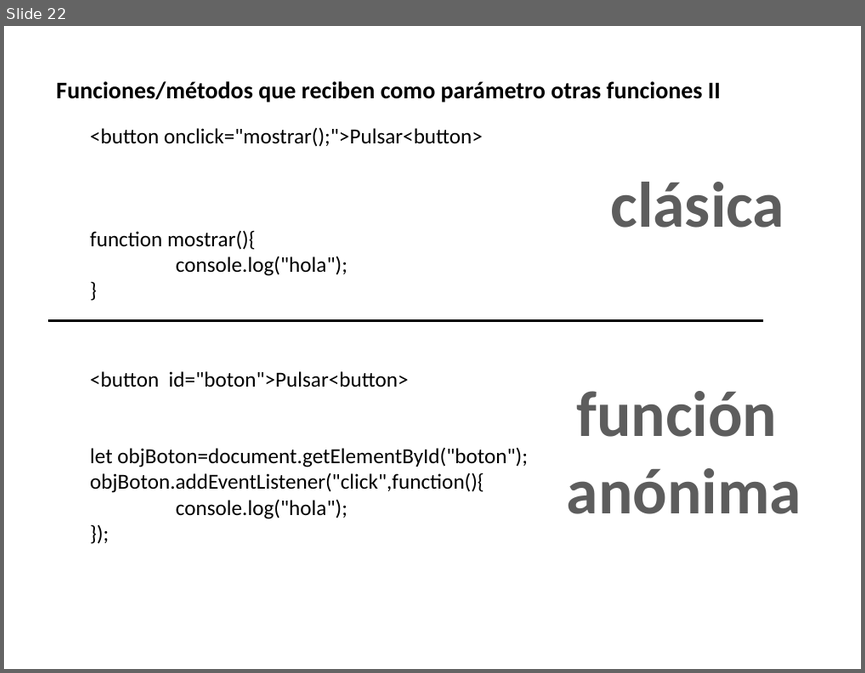
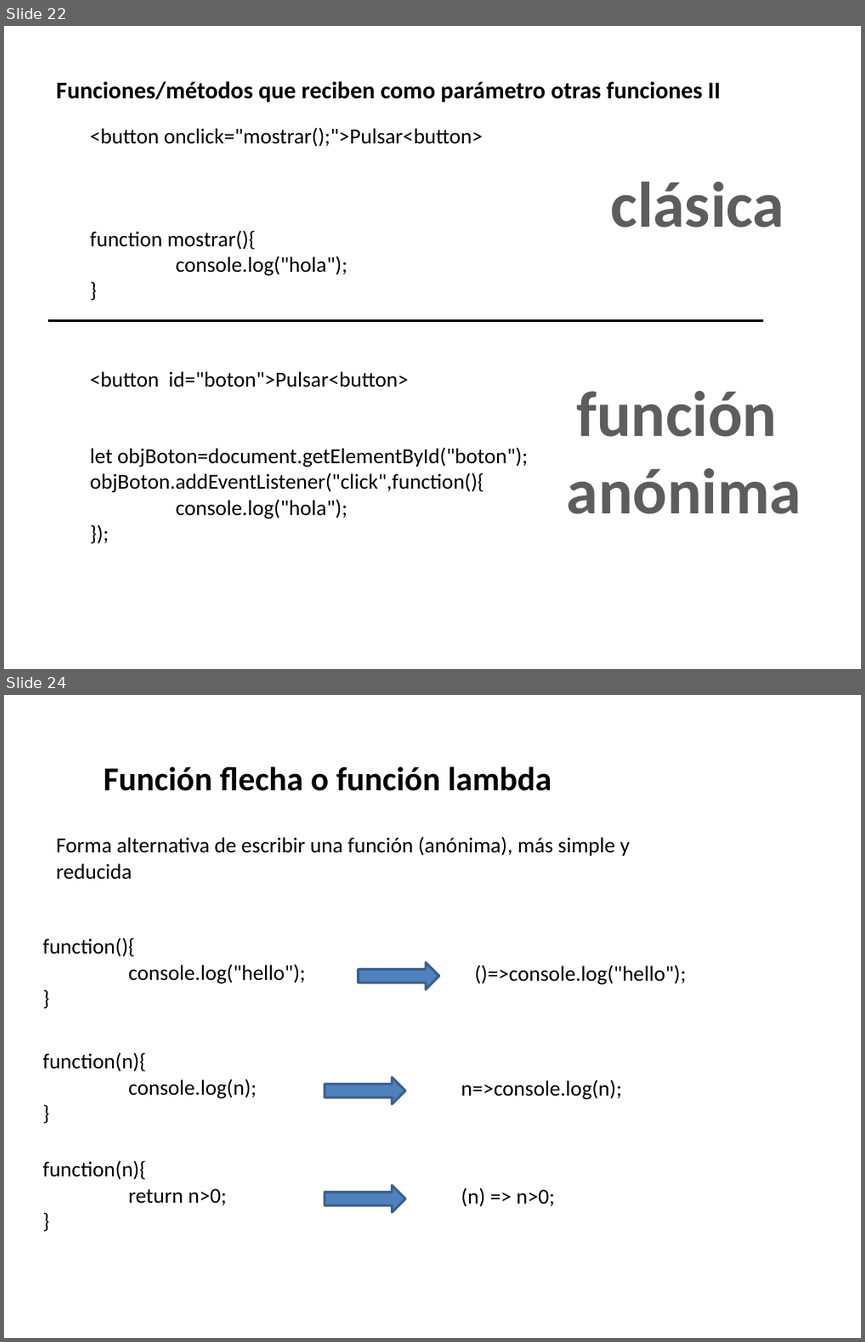
Before and after one commit to amartinsierra/javascript2025, a slide deck: pizarra.pptx. Shown one above the other, each under a label of ours: slide 22 before the commit, slides 22 and 24 after it; the slides between them are not shown. The pictures are 865x673 and 865x1342 pixels, drawn with LibreOffice and Linux fonts; fonts in the diff are those of the drawing. Boxes give left, top, right and bottom in pixels: in the first picture for what was removed or moved away, otherwise in the second. Text is boxed around its words. In the diff, an @@ line names an element or a change of style, - is before the commit and + after.

```diff
--- a/pizarra.pptx
+++ b/pizarra.pptx
@@ slide 24 added at bbox=[4, 695, 861, 1338], background #FFFFFF @@
@@ text added at bbox=[103, 766, 551, 791], 28 pt, text #000000, bold @@
+Función flecha o función lambda
@@ text added at bbox=[56, 836, 630, 879], 18 pt, text #000000 @@
+Forma alternativa de escribir una función (anónima), más simple y reducida
@@ text added at bbox=[43, 937, 305, 984], 18 pt, text #000000 @@
+function(){
+console.log("hello");
+}
@@ right arrow added at bbox=[358, 962, 438, 989], fill #4F81BD, outline #3A5F8C 2 pt @@
@@ text added at bbox=[475, 964, 687, 985], 18 pt, text #000000 @@
+()=>console.log("hello");
@@ text added at bbox=[43, 1053, 256, 1099], 18 pt, text #000000 @@
+function(n){
+console.log(n);
+}
@@ right arrow added at bbox=[324, 1077, 405, 1104], fill #4F81BD, outline #3A5F8C 2 pt @@
@@ text added at bbox=[461, 1079, 622, 1100], 18 pt, text #000000 @@
+n=>console.log(n);
@@ text added at bbox=[43, 1161, 227, 1205], 18 pt, text #000000 @@
+function(n){
+return n>0;
+}
@@ right arrow added at bbox=[324, 1185, 405, 1212], fill #4F81BD, outline #3A5F8C 2 pt @@
@@ text added at bbox=[461, 1187, 555, 1207], 18 pt, text #000000 @@
+(n) => n>0;
```
Also in this commit, not shown: 1 slide changed, 1 other slide added, 4 other files.
